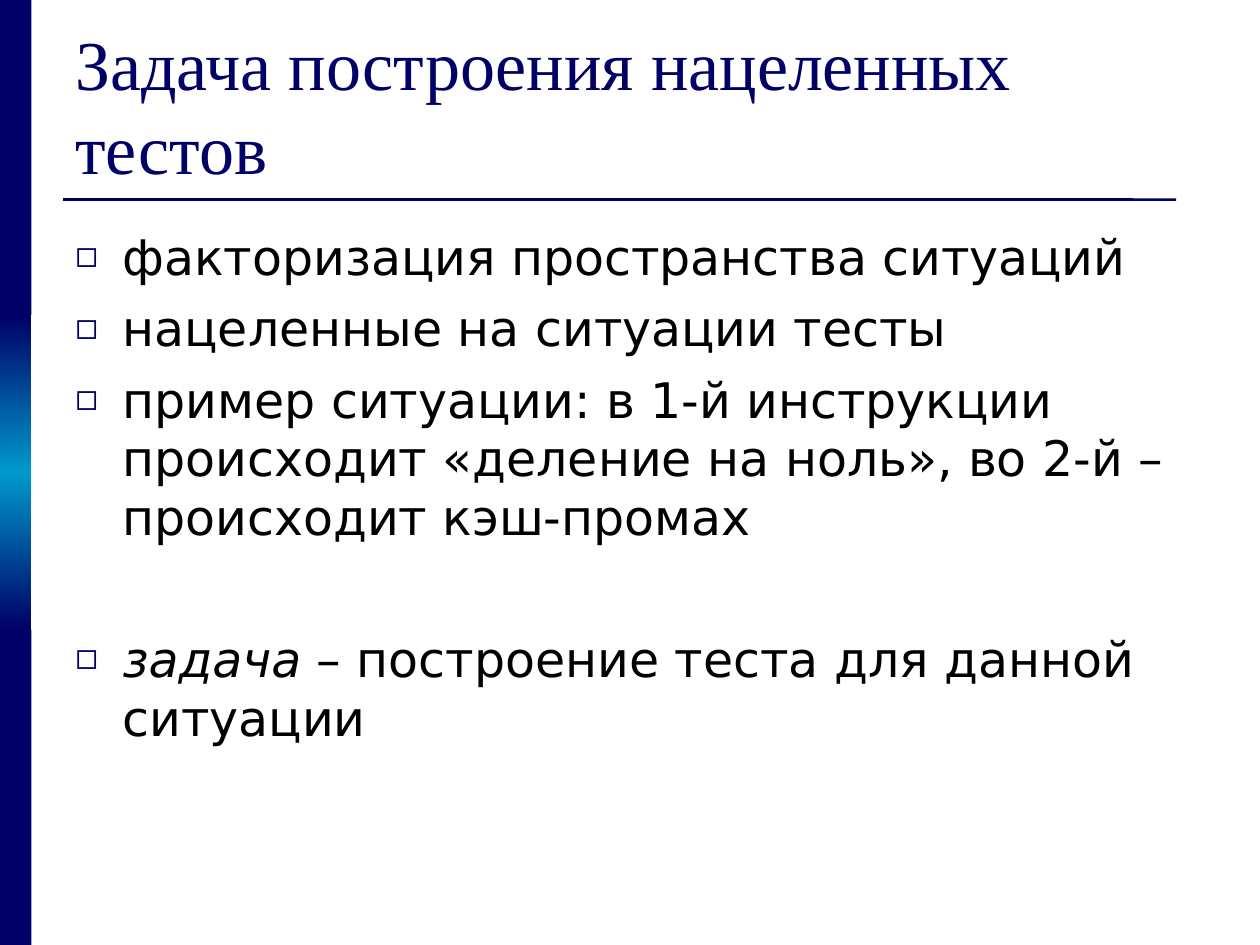
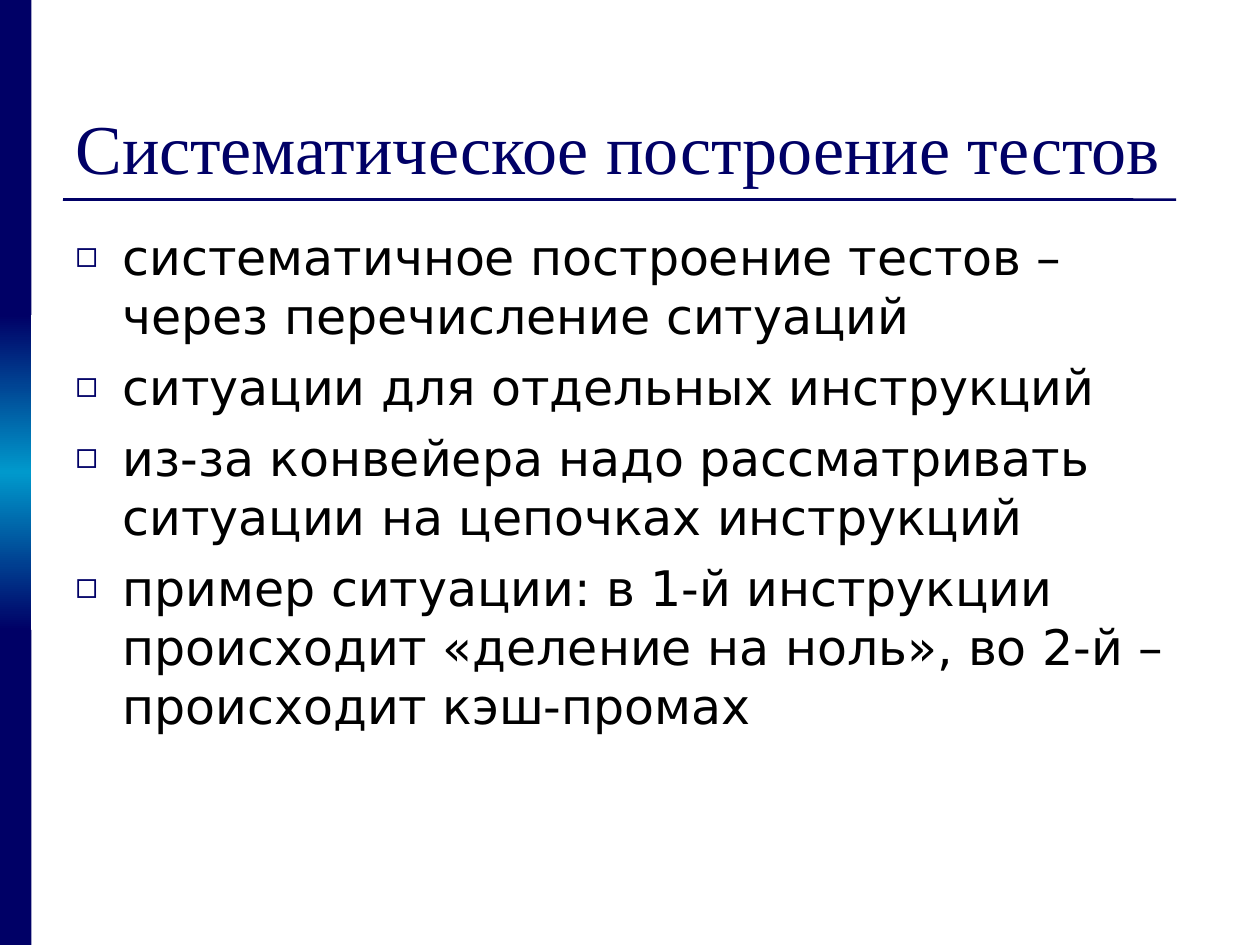
Before and after one commit to kornevgen/tesla-project, a slide deck: slide 6 of papers/THESIS/talks/pred/prethesis9.ppt (slide 5 before the commit). Drawn at 1260x945 pixels with LibreOffice and Linux fonts; fonts in the diff are those of the drawing. Boxes give left, top, right and bottom in pixels: in the first picture for what was removed or moved away, otherwise in the second. Text is boxed around its words. In the diff, an @@ line names an element or a change of style, - is before the commit and + after.

```diff
--- a/papers/THESIS/talks/pred/prethesis9.ppt
+++ b/papers/THESIS/talks/pred/prethesis9.ppt
@@ title at (75, 127, 1160, 187): text changed @@
-Задача построения нацеленных тестов
+Систематическое построение тестов
@@ text at (123, 247, 1095, 546): text changed @@
-◻ факторизация пространства ситуаций
-◻ нацеленные на ситуации тесты
+◻ систематичное построение тестов – через перечисление ситуаций
+◻ ситуации для отдельных инструкций
+◻ из-за конвейера надо рассматривать ситуации на цепочках инструкций
@@ text at (123, 639, 1134, 747): paragraph removed @@
-◻ задача – построение теста для данной ситуации
```
Also in this commit, not shown: 16 other slides changed, 9 slides added.
